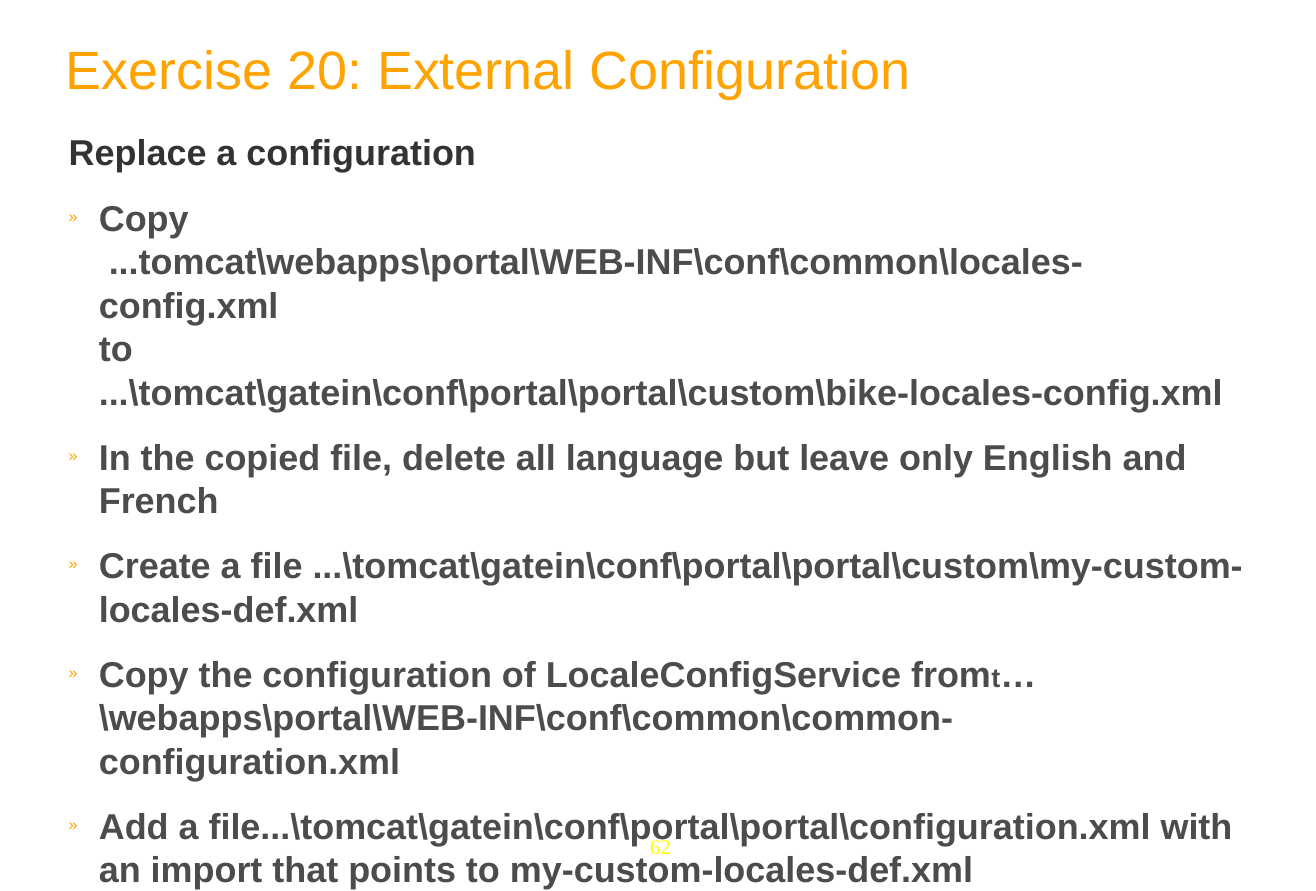
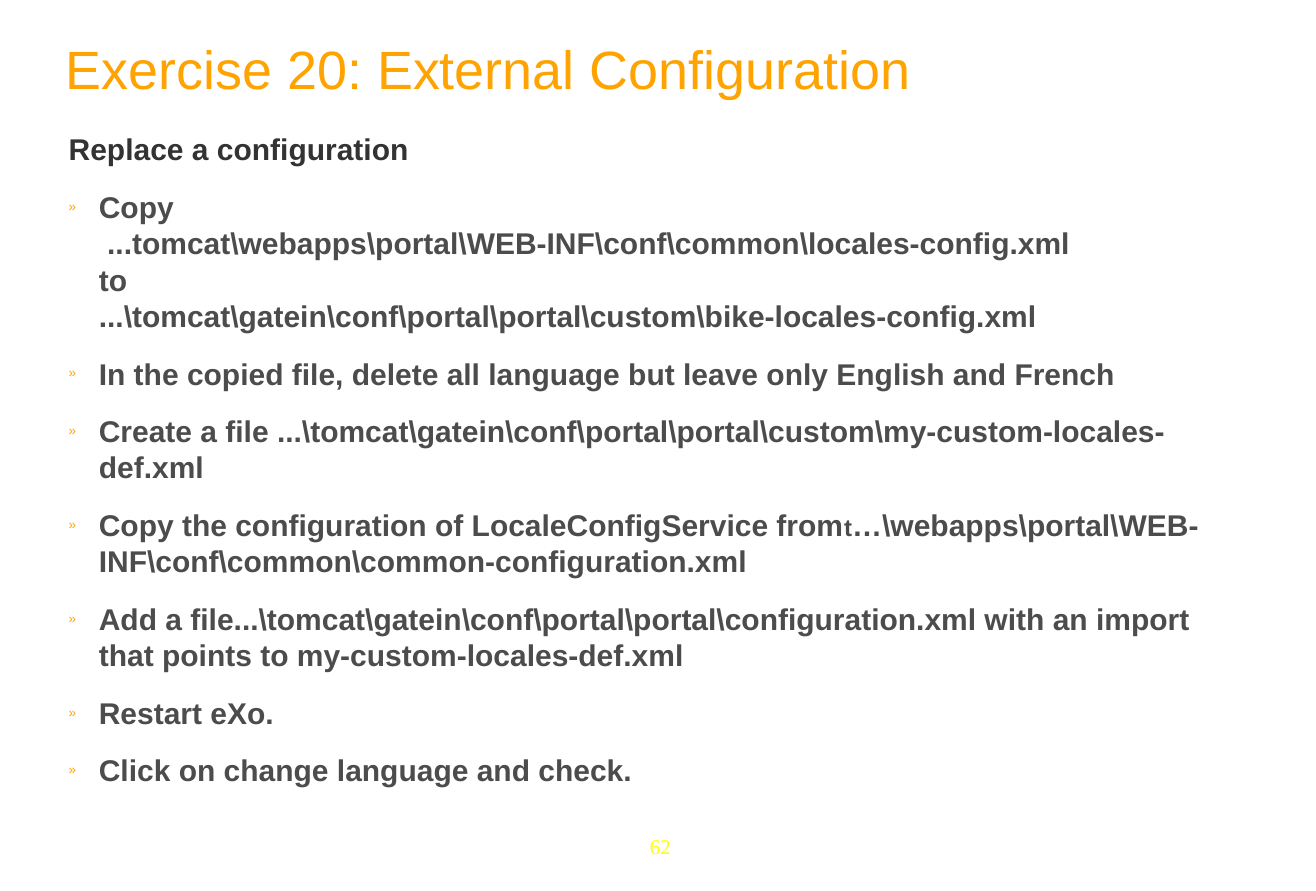
Before and after one commit to anhvurz90/training, a slide deck: slide 62 of exo-developer/210-configuration/slides/210-Portal-configuration-XDev-en.ppt. Drawn at 1316x891 pixels with LibreOffice and Linux fonts; fonts in the diff are those of the drawing; background and template pictures are left out. Boxes give left, top, right and bottom in pixels: in the first picture for what was removed or moved away, otherwise in the second. Text is boxed around its words. In the diff, an @@ line names an element or a change of style, - is before the commit and + after.

```diff
--- a/exo-developer/210-configuration/slides/210-Portal-configuration-XDev-en.ppt
+++ b/exo-developer/210-configuration/slides/210-Portal-configuration-XDev-en.ppt
@@ text "Replace a configuration" at (69,138,1198,787): size 24 to 20 pt; size 18 to 16 pt in "fromt…\webapps\portal\WEB-INF\conf\common\common-configurati ..." @@
```
Also in this commit, not shown: 2 other slides changed, 19 slides removed, 31 other files.
